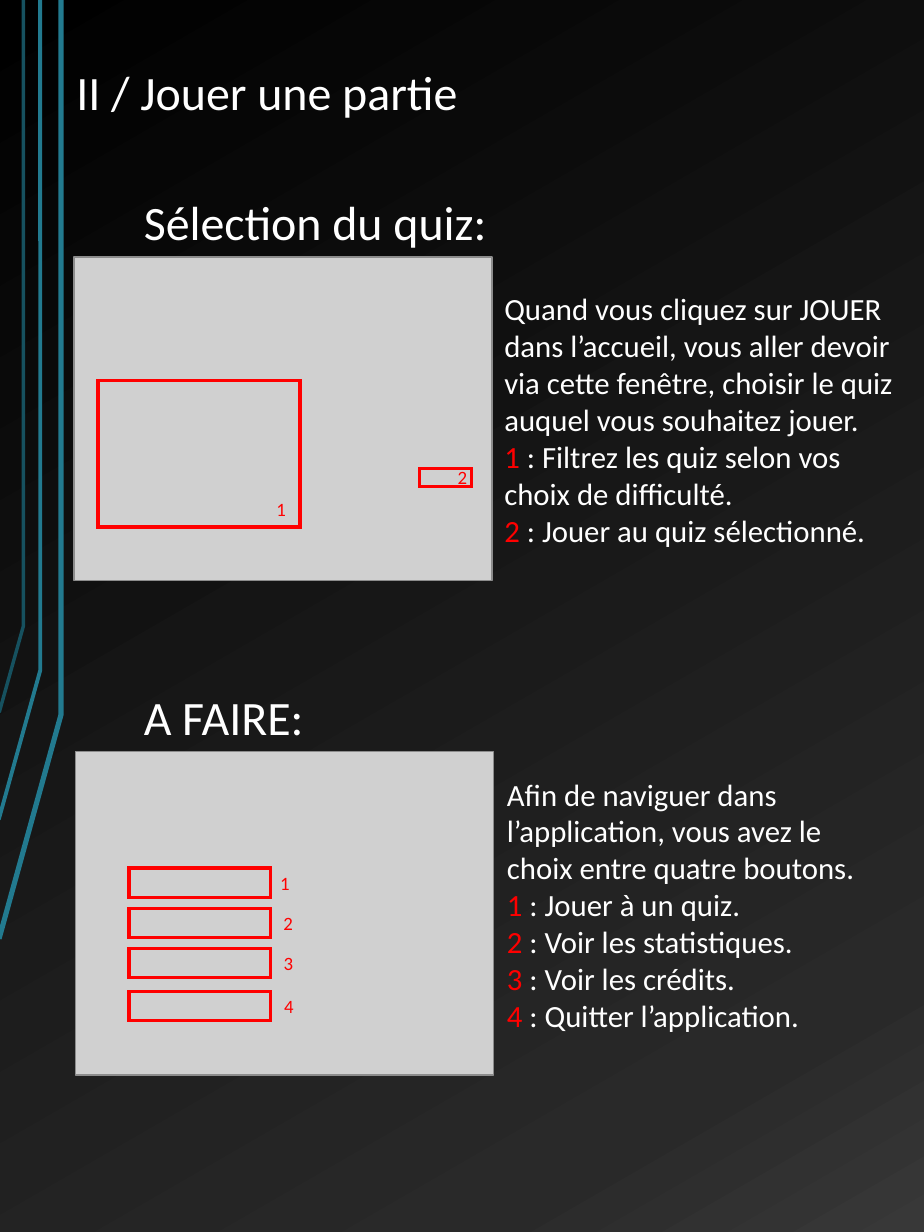
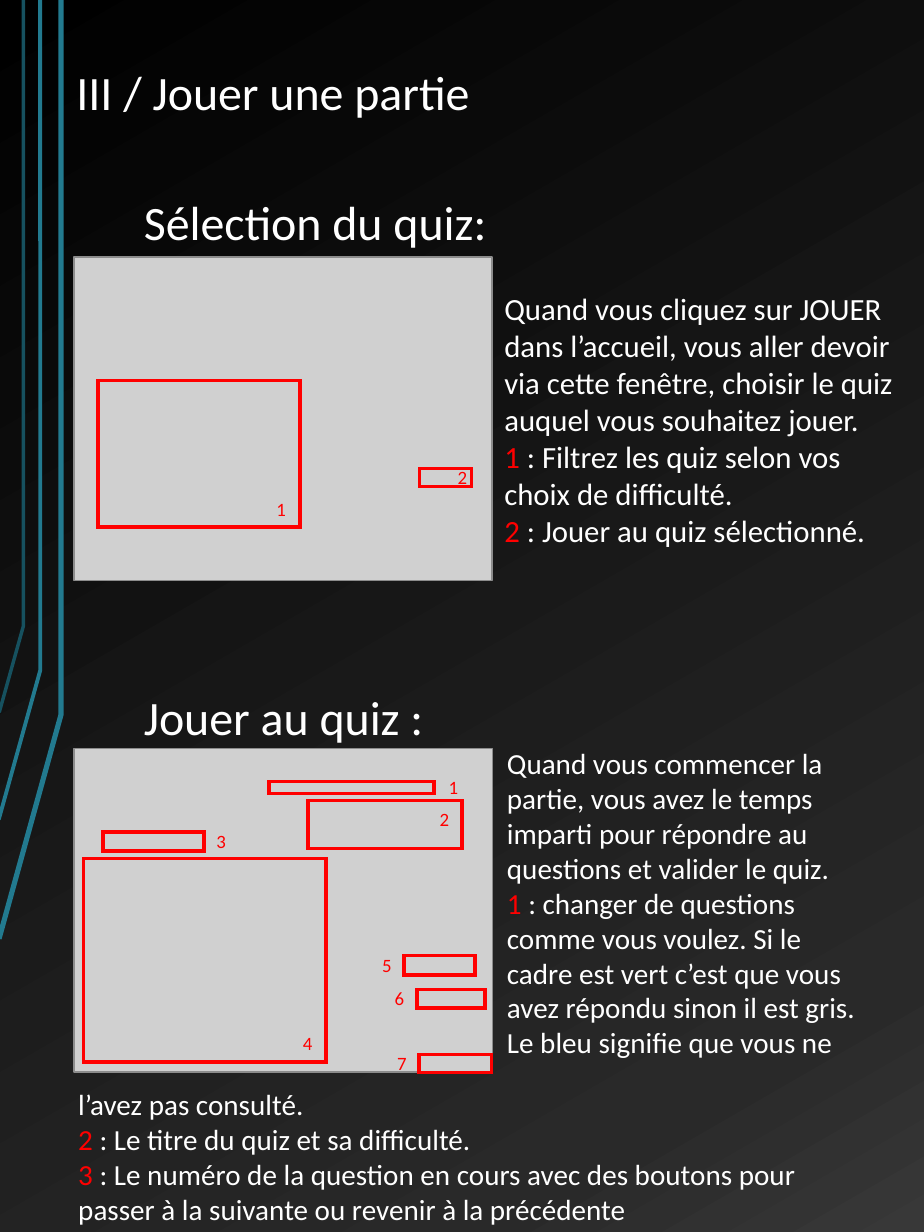
Before and after one commit to LordAlbas/warquiz, a slide deck: slide 5 of Docs/manuel utilisateur WQ.pptx. Drawn at 924x1232 pixels with LibreOffice and Linux fonts; fonts in the diff are those of the drawing; grey boxes stand for pictures. Boxes give left, top, right and bottom in pixels: in the first picture for what was removed or moved away, otherwise in the second. Text is boxed around its words. In the diff, an @@ line names an element or a change of style, - is before the commit and + after.

```diff
--- a/Docs/manuel utilisateur WQ.pptx
+++ b/Docs/manuel utilisateur WQ.pptx
@@ text at (76,77,469,118): text changed @@
-II / Jouer une partie
+III / Jouer une partie
@@ text at (144,702,400,743): text changed @@
-A FAIRE:
+Jouer au quiz :
@@ text "1" rewrapped from (280,878,290,890) to (449,782,459,800) @@
@@ text at (507,753,854,1058): text changed; size 18 to 17 pt @@
-Afin de naviguer dans l’application, vous avez le choix entre quatre boutons.
-1 : Jouer à un quiz.
-2 : Voir les statistiques.
-3 : Voir les crédits.
-4 : Quitter l’application.
+Quand vous commencer la partie, vous avez le temps imparti pour répondre au questions et valider le quiz.
+1 : changer de questions comme vous voulez. Si le cadre est vert c’est que vous avez répondu sinon il est gris. Le bleu signifie que vous ne
@@ rectangle added at (270,781,435,793), outline #FF0000 2 pt @@
@@ rectangle: place and size @@
-rectangle at (129,908,271,938)
+rectangle at (308,801,462,849)
@@ text "2": place and size @@
-text "2" at (283,918,293,930)
+text "2" at (440,814,450,826)
@@ rectangle: place and size @@
-rectangle at (129,869,271,898)
+rectangle at (103,832,205,851)
@@ text "3": place and size @@
-text "3" at (284,958,294,970)
+text "3" at (216,836,226,848)
@@ rectangle: place and size @@
-rectangle at (129,949,271,978)
+rectangle at (84,859,326,1062)
@@ rectangle added at (404,956,476,976), outline #FF0000 2 pt @@
@@ text added at (382,960,392,972), 11 pt, text #FF0000 @@
+5
@@ rectangle added at (418,989,485,1008), outline #FF0000 2 pt @@
@@ rectangle removed at (129,992,271,1021) @@
@@ text added at (395,992,405,1005), 11 pt, text #FF0000 @@
+6
@@ text "4": place and size @@
-text "4" at (284,1001,294,1013)
+text "4" at (303,1038,313,1050)
@@ text added at (397,1058,407,1076), 11 pt, text #FF0000 @@
+7
@@ rectangle added at (419,1055,492,1073), outline #FF0000 2 pt @@
@@ text added at (78,1094,795,1225), 17 pt, text #FFFFFF @@
+l’avez pas consulté.
+2 : Le titre du quiz et sa difficulté.
+3 : Le numéro de la question en cours avec des boutons pour passer à la suivante ou revenir à la précédente
```
Also in this commit, not shown: 5 other slides changed, 1 slide added.
